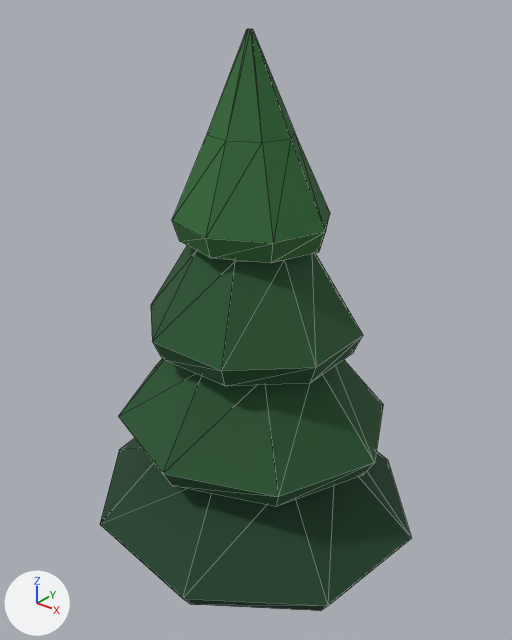
An edit to the glTF model assets/props/E1_pine_b.glb, drawn before and after from the same camera.
Both versions are drawn from a 50 mm camera at (2.83, -3.5, 4.48) aimed at (-0.03, 0.08, 2.27). Lighting does not change. The marker at lower left points along +X, +Y and +Z. The older version comes first. Mesh edges are drawn as thin lines. Vertices at exactly the same position are counted once.

Before the edit, the objects in view are built like this:
```python
me_e1_pine_b = bpy.data.meshes.new('E1_pine_b')
me_e1_pine_b.from_pydata(...)  # 140 vertices, 260 faces; spans x -1.24..1.24, y -1.14..1.14, z 0.0..4.2
me_e1_pine_b.materials.append(mat_propvertexcolor)
ob_e1_pine_b = bpy.data.objects.new('E1_pine_b', me_e1_pine_b)
ob_e1_pine_b.location = (0.0, 0.0, 0.0)
```
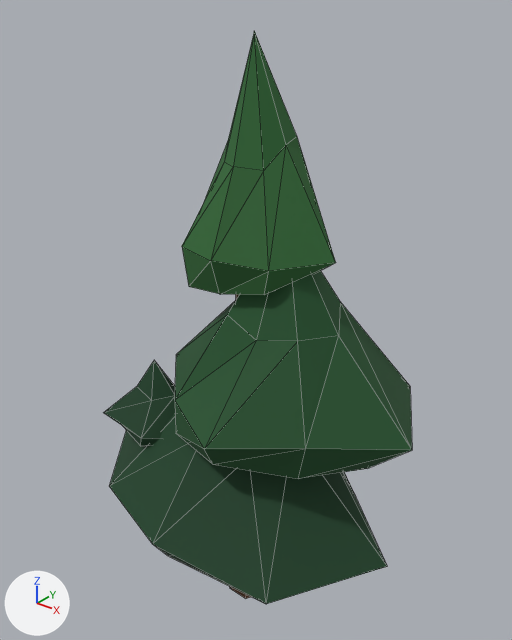
Changed parts and their boxes (x1, y1, x2, y2) in the pictures (512 x 640 px):
'E1_pine_b', reshaped: before (100, 29, 411, 611); after (104, 31, 412, 604)
part 1 of me_e1_pine_b, rebuilt (13% taller): before (172, 29, 330, 263); after (182, 31, 336, 295)
part 2 of me_e1_pine_b, rebuilt (11% narrower, 10% taller): before (100, 438, 411, 611); after (109, 413, 387, 604)
part 3 of me_e1_pine_b, rebuilt: before (118, 359, 383, 507); after (175, 271, 412, 479)
part 4 of me_e1_pine_b, added (mostly hidden): after (230, 294, 251, 599)
part 5 of me_e1_pine_b, added (green): after (104, 360, 175, 446)
part 6 of me_e1_pine_b, deleted (green): before (151, 246, 363, 386)

Edits to the bpy script that builds the scene:
```text
Change me_e1_pine_b:
    used by ob_e1_pine_b; location = (0.0, 0.0, 0.0)
    remove me_e1_pine_b.from_pydata(...)  # 140 vertices, 260 faces; spans x -1.24..1.24, y -1.14..1.14, z 0.0..4.2
    add me_e1_pine_b.from_pydata(...)  # 117 vertices, 210 faces; spans x -1.31..1.31, y -1.01..1.01, z 0.0..4.2
    me_e1_pine_b part 1: the loose piece of 32 vertices spanning x -0.55..0.55, y -0.5..0.5, z 2.92..4.2 is rebuilt with 25 vertices and now spans x -0.57..0.67, y -0.43..0.45, z 2.55..4.2
    me_e1_pine_b part 2: the loose piece of 32 vertices spanning x -1.24..1.24, y -1.14..1.14, z 0.66..2.02 is rebuilt with 25 vertices and now spans x -1.31..1.27, y -1.01..1.01, z 0.53..2.32
    me_e1_pine_b part 3: the loose piece of 32 vertices spanning x -1.04..1.04, y -0.95..0.95, z 1.41..2.78 is rebuilt with 25 vertices and now spans x -0.75..1.31, y -0.82..0.65, z 1.48..3.15
    me_e1_pine_b part 4: a new loose piece of 18 vertices spanning x -0.12..0.26, y -0.31..0.09, z 0.0..3.55, in mat_propvertexcolor
    me_e1_pine_b part 5: a new loose piece of 16 vertices spanning x -1.07..-0.28, y -0.61..0.06, z 1.28..1.91, in mat_propvertexcolor
    me_e1_pine_b part 6
    44 vertices are removed from x -0.73..0.73, y -0.68..0.68, z 0.0..3.53
    80 faces are deleted
    other edits to the shape of me_e1_pine_b do not show in these pictures
```
